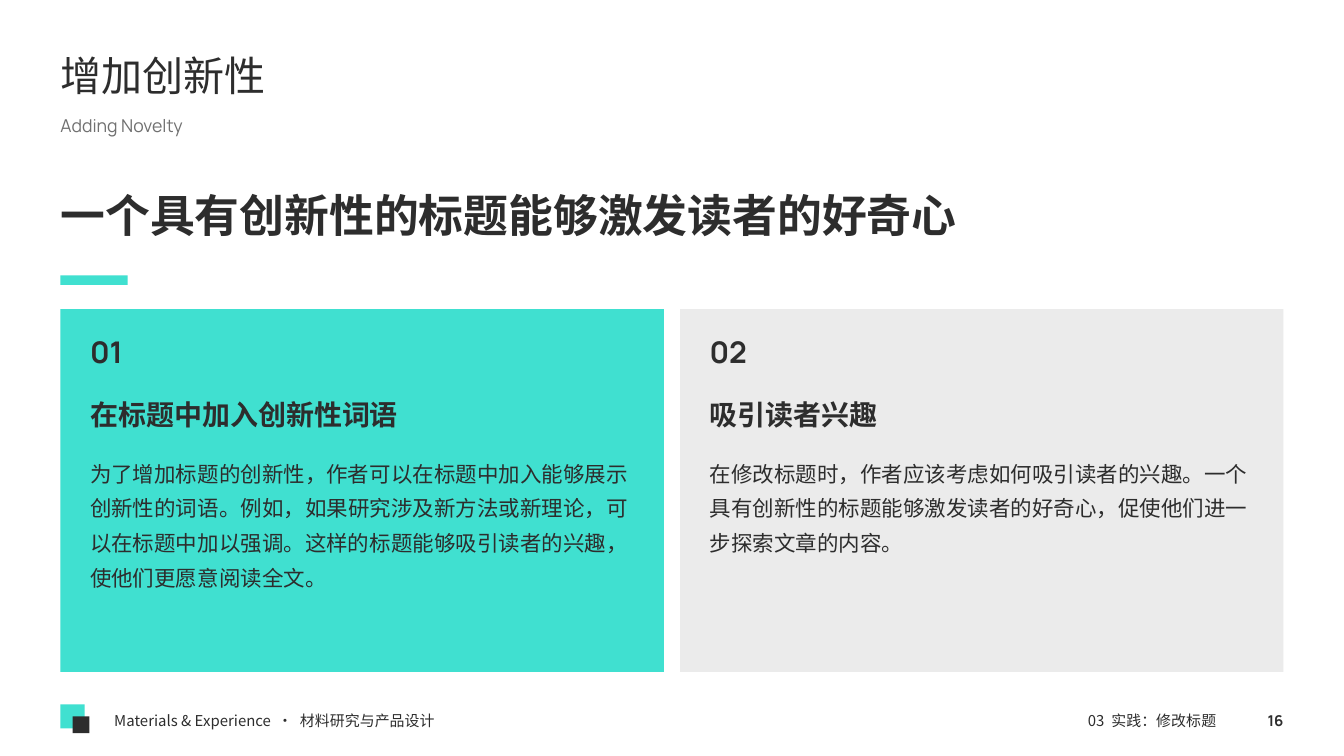
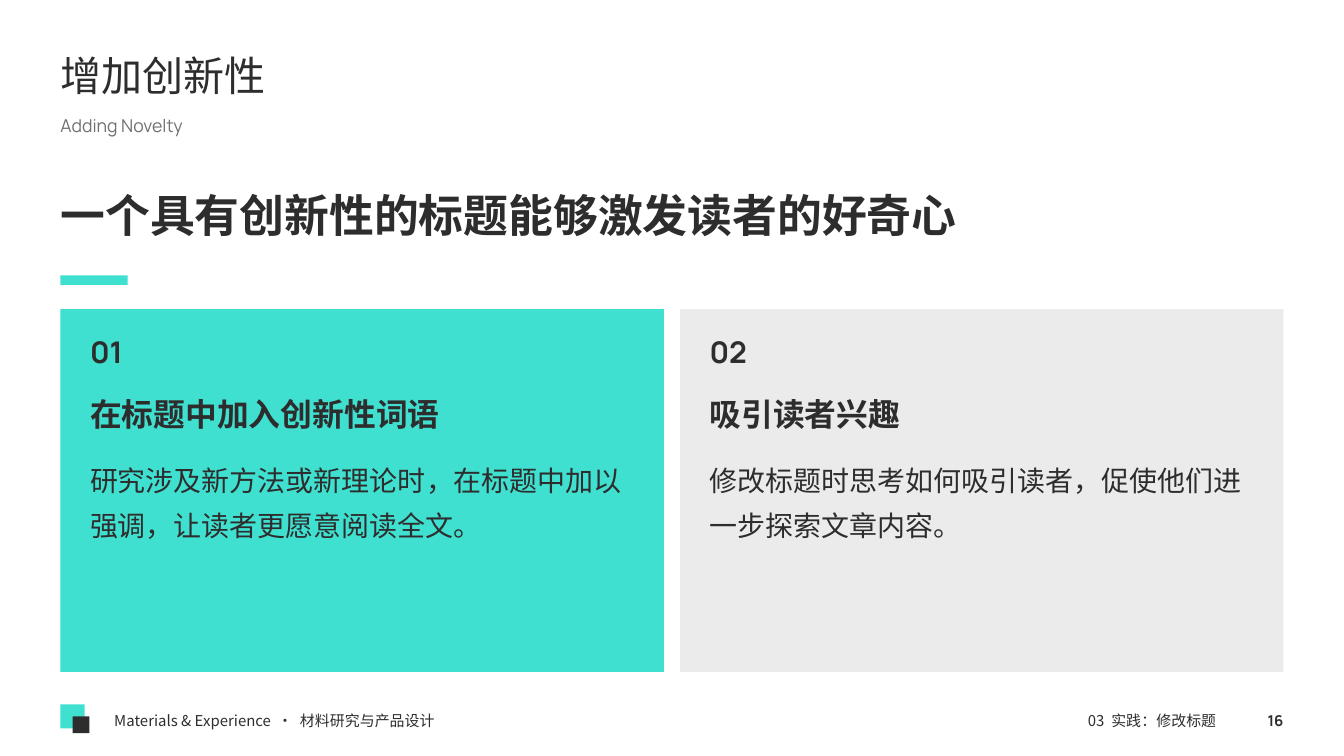
Before and after one commit to memoryzm214/Ericzm214, a slide deck: slide 16 of courses/第3课_学术论文研究背景撰写技巧.pptx. Drawn at 1344x756 pixels with LibreOffice and Linux fonts; fonts in the diff are those of the drawing. Boxes give left, top, right and bottom in pixels: in the first picture for what was removed or moved away, otherwise in the second. Text is boxed around its words. In the diff, an @@ line names an element or a change of style, - is before the commit and + after.

```diff
--- a/courses/第3课_学术论文研究背景撰写技巧.pptx
+++ b/courses/第3课_学术论文研究背景撰写技巧.pptx
@@ text "在标题中加入创新性词语" at <box>90,399,440,429</box>: size 15 to 17 pt @@
@@ text "吸引读者兴趣" at <box>710,399,901,429</box>: size 15 to 17 pt @@
@@ text at <box>90,467,622,539</box>: text changed; size 11.5 to 15 pt @@
-为了增加标题的创新性，作者可以在标题中加入能够展示创新性的词语。例如，如果研究涉及新方法或新理论，可以在标题中加以强调。这样的标题能够吸引读者的兴趣，使他们更愿意阅读全文。
+研究涉及新方法或新理论时，在标题中加以强调，让读者更愿意阅读全文。
@@ text at <box>710,467,1242,539</box>: text changed; size 11.5 to 15 pt @@
-在修改标题时，作者应该考虑如何吸引读者的兴趣。一个具有创新性的标题能够激发读者的好奇心，促使他们进一步探索文章的内容。
+修改标题时思考如何吸引读者，促使他们进一步探索文章内容。
```
Also in this commit, not shown: 20 other slides changed.
